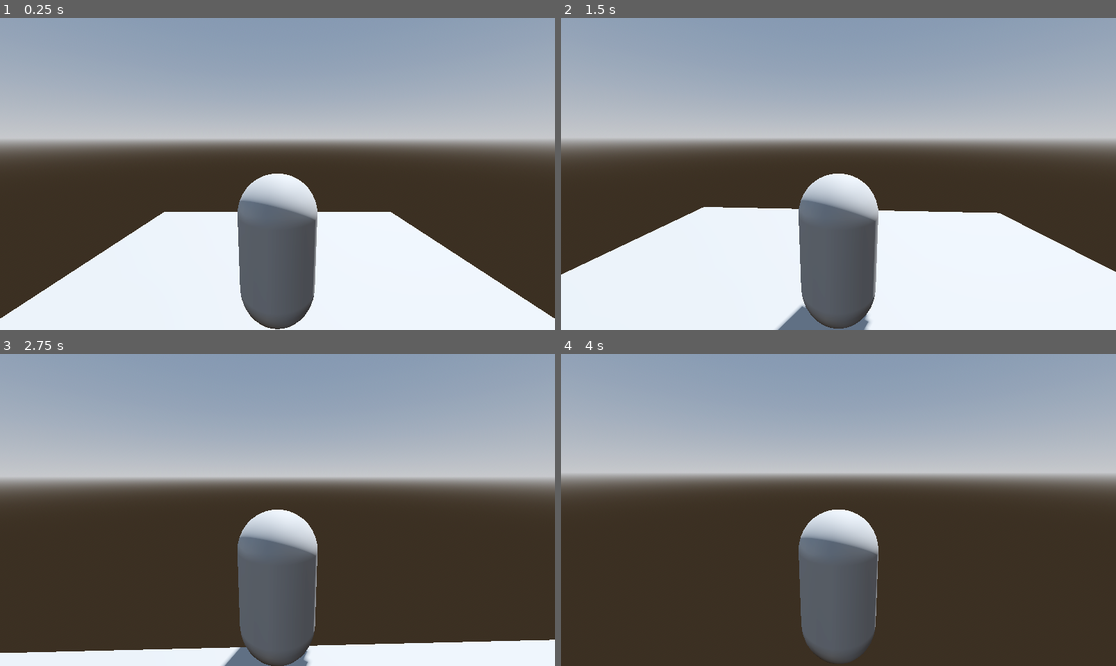
Above: before the commit, frames 1-4 (two rows, left to right).
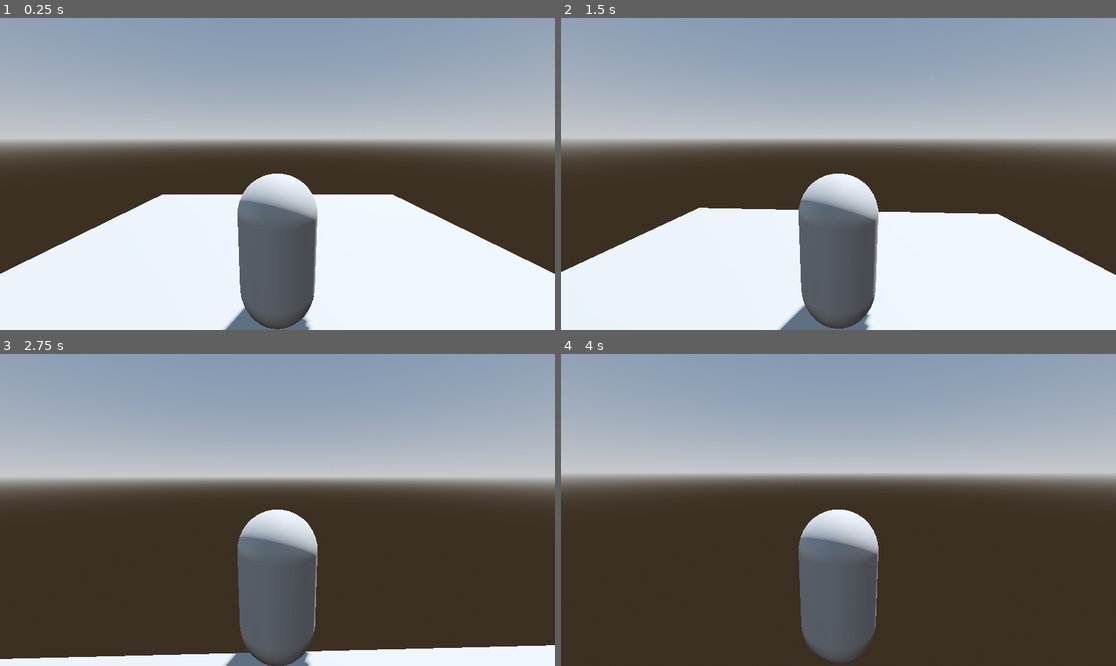
Above: after the commit, the same moments.

Repository: nordic96/unknown
Game: Godot game, scene res://scenes/level.tscn
The game is run twice, just before and just after one commit, with the same random seed, the same clock (stepped at 60 frames per second) and the same inputs. Before the commit the project starts from res://level.tscn.
Inputs (mouse positions are in pixels of both pictures, inside the frame that each line leads up to):
- Up to frame 1 (0.25 s): no input
- Up to frame 2 (1.5 s): move the mouse to (866, 174) at 0.52 s; hold W (move_forward) from 0.53 s (still down); move the mouse to (810, 174) at 1.27 s
- Up to frame 3 (2.75 s): keep holding W (move_forward); move the mouse to (288, 503) at 2.02 s
- Up to frame 4 (4 s): keep holding W (move_forward); move the mouse to (832, 516) at 2.77 s; tap Enter at 3.5 s; move the mouse to (877, 513) at 3.52 s

The runs differ from the first frame. In frame 1, 7.9% of the frame differs, in the area x 0-100%, y 56-100%; in frame 2, 0.5%; in frame 3, 1.7%; in frame 4, less than 0.1%.

Commit message:
restructured project

Diff:
--- a/Player.gd
+++ b/entities/player/Player.gd
@@ -17,7 +17,7 @@
 	input.x = Input.get_axis('move_left', 'move_right')
 	input.z = Input.get_axis('move_forward', 'move_back')
 
-	apply_central_force(input * 1200.0 * delta)
+	apply_central_force(twist_pivot.basis * input * 1200.0 * delta)
 	if Input.is_action_just_pressed("ui_cancel"):
 		Input.set_mouse_mode(Input.MOUSE_MODE_VISIBLE)
 
--- a/player.tscn
+++ b/entities/player/player.tscn
@@ -1,6 +1,6 @@
 [gd_scene load_steps=4 format=3 uid="uid://6tsilslk52qr"]
 
-[ext_resource type="Script" path="res://Player.gd" id="1_5ort8"]
+[ext_resource type="Script" path="res://entities/player/Player.gd" id="1_5ort8"]
 
 [sub_resource type="CapsuleMesh" id="CapsuleMesh_neanr"]
 
--- a/project.godot
+++ b/project.godot
@@ -11,7 +11,7 @@
 [application]
 
 config/name="Unknown"
-run/main_scene="res://level.tscn"
+run/main_scene="res://scenes/level.tscn"
 config/features=PackedStringArray("4.2", "Forward Plus")
 config/icon="res://icon.svg"
 
--- a/level.tscn
+++ b/scenes/level.tscn
@@ -1,6 +1,6 @@
 [gd_scene load_steps=7 format=3 uid="uid://dop4exwpx3h0j"]
 
-[ext_resource type="PackedScene" uid="uid://6tsilslk52qr" path="res://player.tscn" id="1_oy6pl"]
+[ext_resource type="PackedScene" uid="uid://6tsilslk52qr" path="res://entities/player/player.tscn" id="1_nirff"]
 
 [sub_resource type="ProceduralSkyMaterial" id="ProceduralSkyMaterial_pqfep"]
 sky_horizon_color = Color(0.64625, 0.65575, 0.67075, 1)
@@ -38,6 +38,6 @@
 [node name="CollisionShape3D" type="CollisionShape3D" parent="MeshInstance3D/StaticBody3D"]
 shape = SubResource("ConcavePolygonShape3D_2uiwq")
 
-[node name="Player" parent="." instance=ExtResource("1_oy6pl")]
-transform = Transform3D(1, 0, 0, 0, 1, 0, 0, 0, 1, 2.08165e-12, 2, 1.08261)
+[node name="Player" parent="." instance=ExtResource("1_nirff")]
+transform = Transform3D(1, 0, 0, 0, 1, 0, 0, 0, 1, 2.08165e-12, 1, 1.083)
 top_level = true
